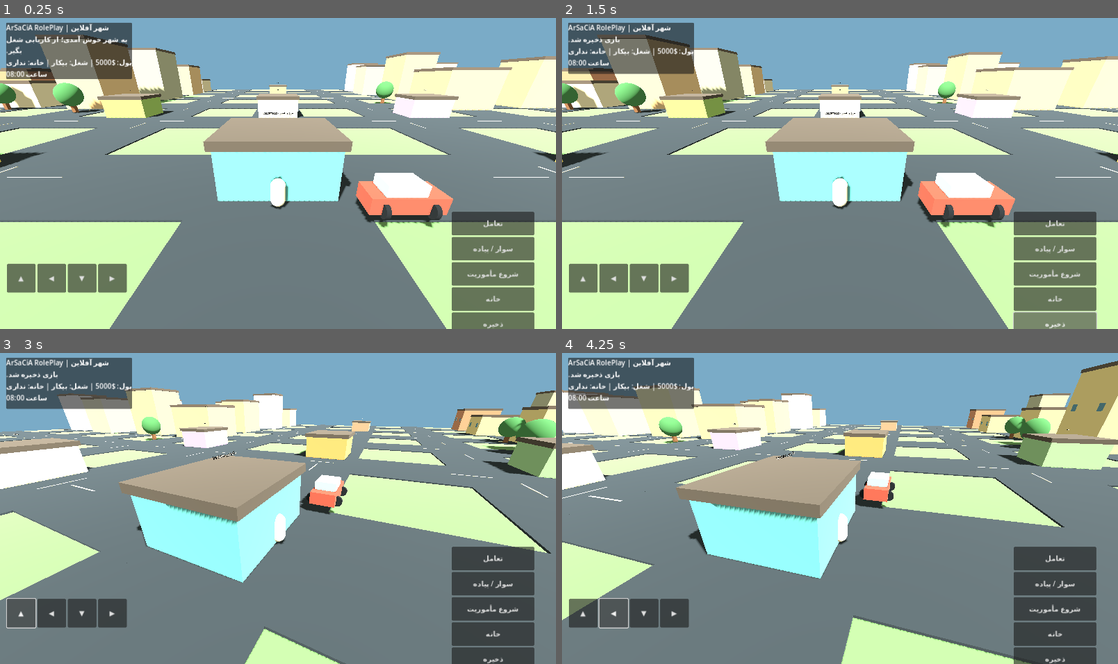
Above: before the commit, frames 1-4 (two rows, left to right).
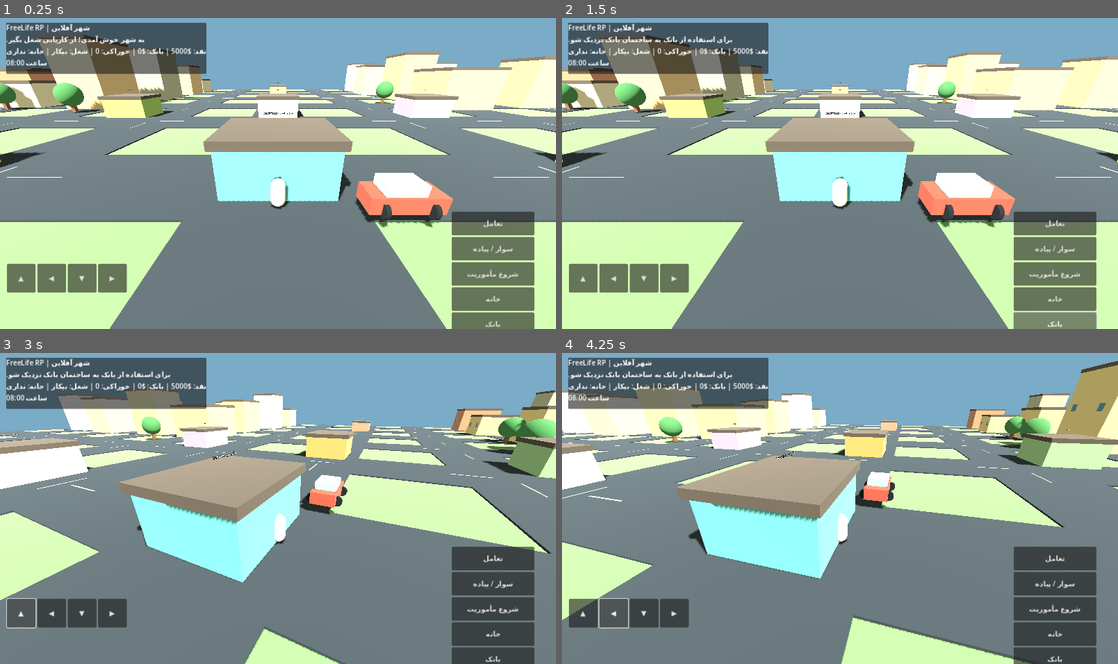
Above: after the commit, the same moments.

Repository: mvarkati1390-lgtm/FreeLife-Game
Game: Godot game, scene res://Main.tscn
The game is run twice, just before and just after one commit, with the same random seed, the same clock (stepped at 60 frames per second) and the same inputs.
Inputs (mouse positions are in pixels of both pictures, inside the frame that each line leads up to):
- Up to frame 1 (0.25 s): no input
- Up to frame 2 (1.5 s): click "تعامل" at 0.5 s; click (1056, 322) at 1.25 s, where only the run before the commit has a clickable "ذخیره"
- Up to frame 3 (3 s): click (494, 657) at 2 s, where only the run after the commit has a clickable "بانک"; click "▲" at 2.75 s
- Up to frame 4 (4.25 s): click "◀" at 3.5 s

The runs differ from the first frame. In frame 1, 3.6% of the frame differs, in the area x 1-91%, y 1-100%; in frame 2, 2.8%; in frame 3, 2.8%; in frame 4, 2.8%.

Commit message:
Add bank transactions and shop inventory to FreeLife RP

Diff:
--- a/scripts/main.gd
+++ b/scripts/main.gd
@@ -5,6 +5,8 @@
 var hud: CanvasLayer
 var message_label: Label
 var cash := 5000
+var bank_balance := 0
+var snacks := 0
 var current_job := "بیکار"
 var car_node: Node3D
 var in_car := false
@@ -91,6 +93,7 @@
     _add_location("شهرداری و کاریابی", Vector3(-31,0,0), Color("#d9b85f"))
     _add_location("تعمیرگاه", Vector3(31,0,0), Color("#d18a54"))
     _add_location("بانک", Vector3(0,0,-31), Color("#e5d48d"))
+    _add_location("فروشگاه", Vector3(-31,0,-31), Color("#8ab7a0"))
     _add_location("خانه فروشی", Vector3(0,0,31), Color("#b99ad5"))
     _add_location("مرکز شهر - Los Santos", Vector3(0,0,0), Color("#5c9c9b"))
     _add_location("منطقه ساحلی", Vector3(-96,0,0), Color("#6b9da5"))
@@ -185,7 +188,7 @@
     var vb := VBoxContainer.new()
     panel.add_child(vb)
     var title := Label.new()
-    title.text = "ArSaCiA RolePlay | شهر آفلاین"
+    title.text = "FreeLife RP | شهر آفلاین"
     vb.add_child(title)
     message_label = Label.new()
     message_label.text = "به شهر خوش آمدی؛ از کاریابی شغل بگیر."
@@ -216,6 +219,8 @@
     _action_button(actions,"سوار / پیاده",_toggle_car)
     _action_button(actions,"شروع مأموریت",_start_mission)
     _action_button(actions,"خانه",_buy_or_visit_house)
+    _action_button(actions,"بانک",_bank_action)
+    _action_button(actions,"فروشگاه",_shop_action)
     _action_button(actions,"ذخیره",_save_game)
 
 func _action_button(parent: VBoxContainer, text_value: String, callback: Callable):
@@ -229,7 +234,7 @@
     if not hud: return
     var label = hud.find_child("CashLabel", true, false)
     if label:
-        label.text = "پول: $%s | شغل: %s | خانه: %s" % [cash, current_job, "خریده‌شده" if house_owned else "نداری"]
+        label.text = "نقد: $%s | بانک: $%s | خوراکی: %s | شغل: %s | خانه: %s" % [cash, bank_balance, snacks, current_job, "خریده‌شده" if house_owned else "نداری"]
 
 func _interact():
     var nearest_name := ""
@@ -243,8 +248,7 @@
     if nearest_dist > 14:
         message_label.text = "برای تعامل به یکی از ساختمان‌های علامت‌دار نزدیک شو."
     elif nearest_name == "بانک":
-        cash += 250
-        message_label.text = "واریز آزمایشی انجام شد؛ ۲۵۰ دلار پاداش."
+        _bank_action()
     elif nearest_name == "شهرداری و کاریابی":
         job_index = (job_index + 1) % JOBS.size()
         current_job = JOBS[job_index]
@@ -264,10 +268,40 @@
     elif nearest_name == "تعمیرگاه":
         cash = max(0, cash - 100)
         message_label.text = "ماشین سرویس شد؛ ۱۰۰ دلار هزینه."
+    elif nearest_name == "فروشگاه":
+        _shop_action()
     elif nearest_name == "خانه فروشی":
         _buy_or_visit_house()
     else:
         message_label.text = "به مرکز شهر رسیدی."
+    _refresh_hud()
+
+func _bank_action():
+    if player.global_position.distance_to(Vector3(0,0,-31)) > 14:
+        message_label.text = "برای استفاده از بانک به ساختمان بانک نزدیک شو."
+        return
+    if cash >= 250:
+        cash -= 250
+        bank_balance += 250
+        message_label.text = "۲۵۰ دلار به حساب بانکی واریز شد."
+    elif bank_balance >= 250:
+        bank_balance -= 250
+        cash += 250
+        message_label.text = "۲۵۰ دلار از حساب بانکی برداشت شد."
+    else:
+        message_label.text = "موجودی نقد و بانک برای تراکنش ۲۵۰ دلاری کافی نیست."
+    _refresh_hud()
+
+func _shop_action():
+    if player.global_position.distance_to(Vector3(-31,0,-31)) > 14:
+        message_label.text = "برای خرید به فروشگاه نزدیک شو."
+        return
+    if cash < 50:
+        message_label.text = "برای خرید خوراکی ۵۰ دلار لازم داری."
+        return
+    cash -= 50
+    snacks += 1
+    message_label.text = "یک خوراکی خریدی. تعداد خوراکی‌ها: %s" % snacks
     _refresh_hud()
 
 func _toggle_car():
@@ -312,7 +346,7 @@
     _refresh_hud()
 
 func _save_game():
-    var data = {"cash":cash,"job":current_job,"job_index":job_index,"house_owned":house_owned,"player":[player.position.x,player.position.y,player.position.z]}
+    var data = {"cash":cash,"bank_balance":bank_balance,"snacks":snacks,"job":current_job,"job_index":job_index,"house_owned":house_owned,"player":[player.position.x,player.position.y,player.position.z]}
     var f = FileAccess.open(save_path, FileAccess.WRITE)
     if f:
         f.store_string(JSON.stringify(data))
@@ -327,6 +361,8 @@
     var parsed = JSON.parse_string(f.get_as_text())
     if typeof(parsed) == TYPE_DICTIONARY:
         cash = int(parsed.get("cash",cash))
+        bank_balance = int(parsed.get("bank_balance",bank_balance))
+        snacks = int(parsed.get("snacks",snacks))
         current_job = str(parsed.get("job",current_job))
         job_index = int(parsed.get("job_index", max(0, JOBS.find(current_job))))
         house_owned = bool(parsed.get("house_owned",false))
